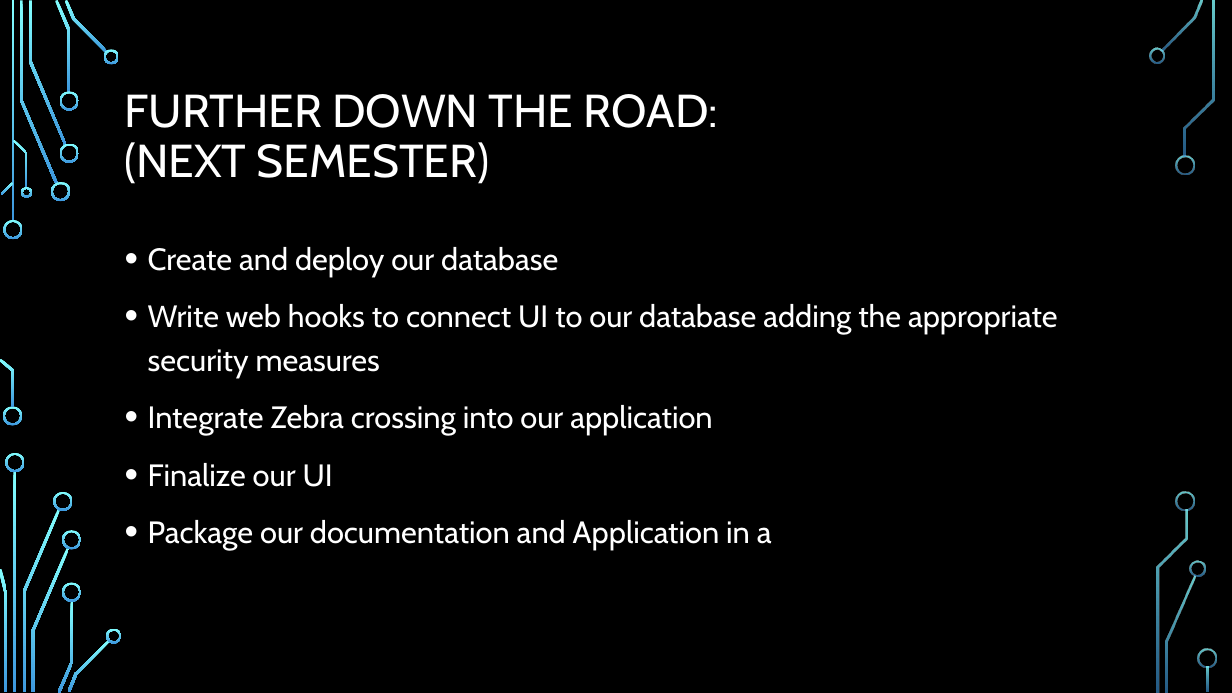
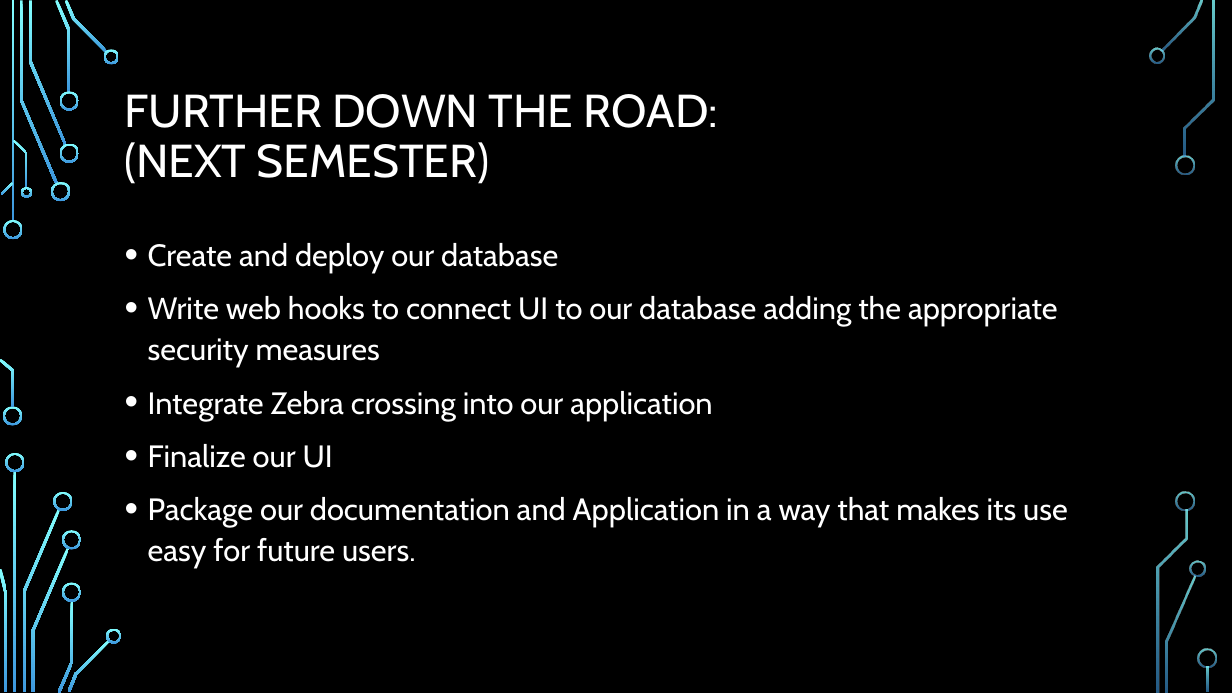
Before and after one commit to frozenNodak/InventoryManagement491, a slide deck: slide 11 of Inventory Management System demo draft.pptx (slide 8 before the commit). Drawn at 1232x693 pixels with LibreOffice and Linux fonts; fonts in the diff are those of the drawing; background and template pictures are left out. Boxes give left, top, right and bottom in pixels: in the first picture for what was removed or moved away, otherwise in the second. Text is boxed around its words. In the diff, an @@ line names an element or a change of style, - is before the commit and + after.

```diff
--- a/Inventory Management System demo draft.pptx
+++ b/Inventory Management System demo draft.pptx
@@ text at (x1=148, y1=243, x2=1058, y2=468): line spacing 1.2 to 1.1 @@
@@ text at (x1=148, y1=497, x2=1068, y2=568): text changed @@
-• Package our documentation and Application in a
+• Package our documentation and Application in a way that makes its use easy for future users.
```
Also in this commit, not shown: 2 other slides changed, 3 slides added, 31 other files.
